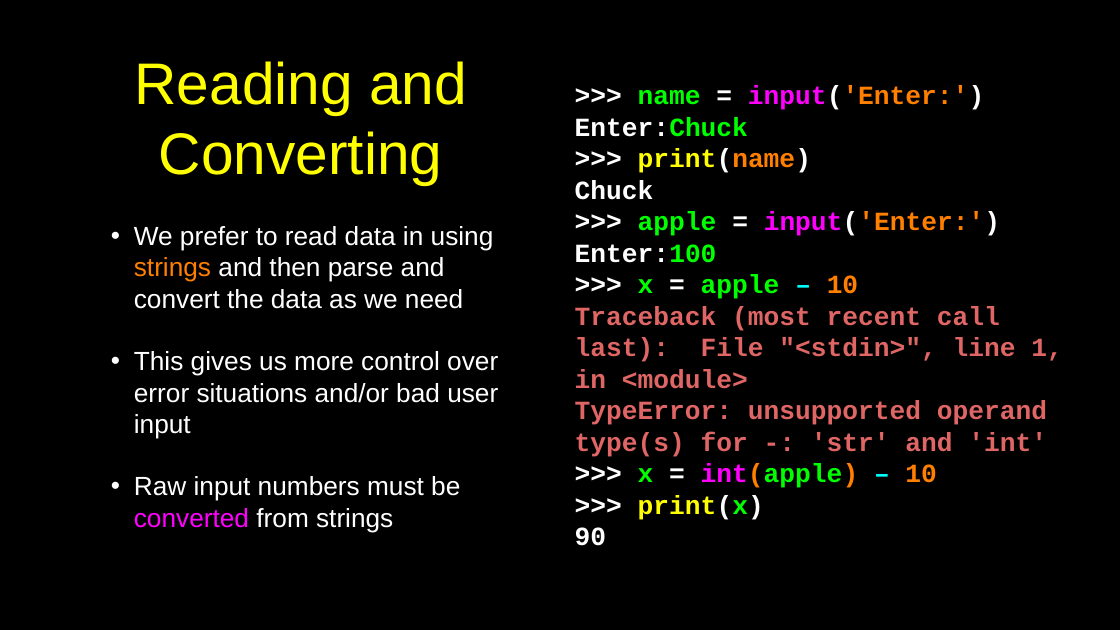
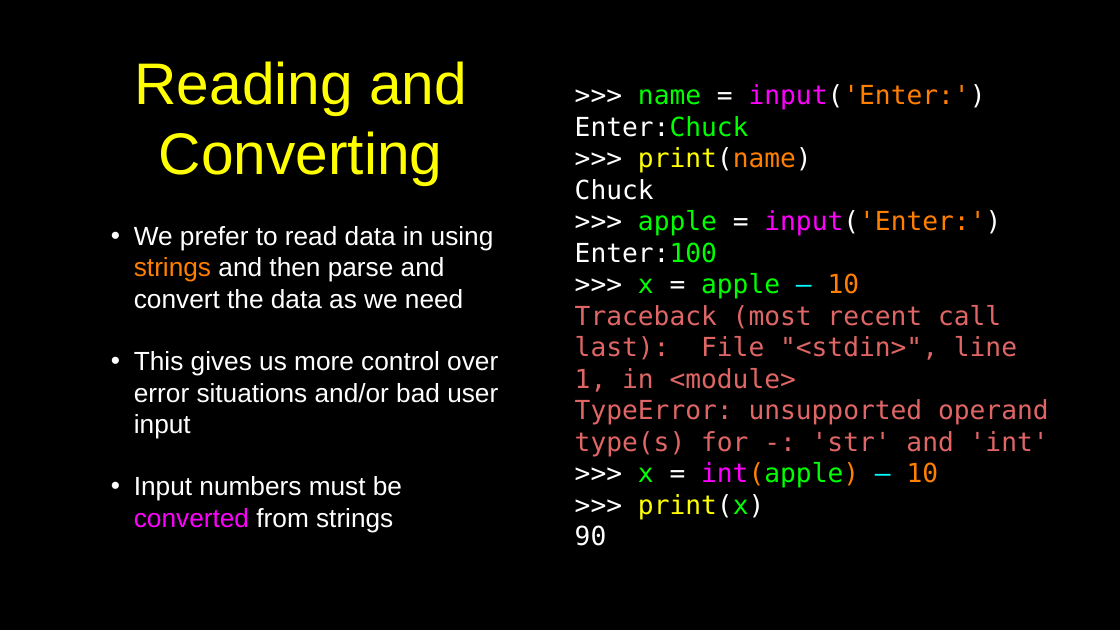
Before and after one commit to csev/py4e, a slide deck: slide 3 of lectures3/Pythonlearn-06-Strings.pptx. Drawn at 1120x630 pixels with LibreOffice and Linux fonts; fonts in the diff are those of the drawing. Boxes give left, top, right and bottom in pixels: in the first picture for what was removed or moved away, otherwise in the second. Text is boxed around its words. In the diff, an @@ line names an element or a change of style, - is before the commit and + after.

```diff
--- a/lectures3/Pythonlearn-06-Strings.pptx
+++ b/lectures3/Pythonlearn-06-Strings.pptx
@@ text ">>> name = input('Enter:')" at [575, 84, 1049, 546]: font Courier New to DejaVu Sans Mono, bold off @@
@@ text at [134, 476, 402, 532]: text changed @@
-• Raw input numbers must be converted from strings
+• Input numbers must be converted from strings
```
Also in this commit, not shown: 28 other slides changed, 2 other files.
